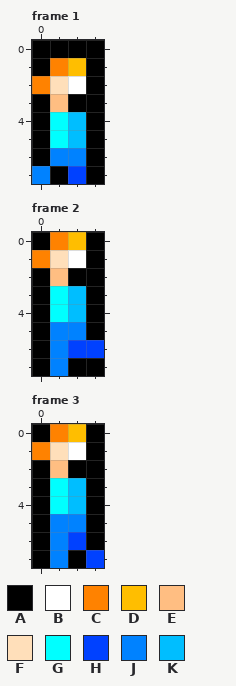
Pixel-art file, stored at bootsector/resources/sprites.aseprite. That is the earlier state.
4x8 pixels, 4 frames. Shown: frame 1, frame 2, frame 3. The commit also changed other frames, which this record leaves out.
Palette (. is transparent): A #000000  B #ffffff  C #ff8200  D #ffbe00  E #ffbe82  F #ffdfba  G #00ffff  H #0041ff  J #0082ff  K #00beff
The same view after the edit:
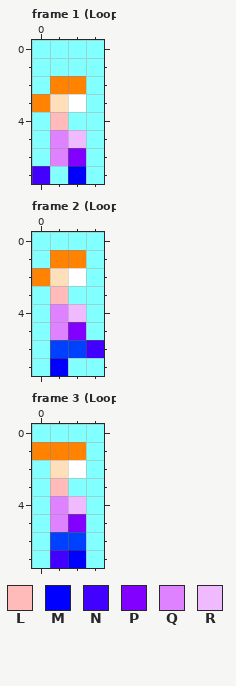
Colours new in this view: L #ffbaba  M #0000ff  N #4100ff  P #8200ff  Q #df82ff  R #efbaff
Changes in this commit:
layer "Layer 2" added
@@ palette @@
-A #000000
+A #82ffff
--- frame 1 (Loop), layer "Layer 1"
@@ x 0..3 @@
 0 AAAA
-1 ACDA
-2 CFBA
-3 AEAA
-4 AGKA
-5 AGKA
-6 AJJA
-7 JAHA
+1 AAAA
+2 ACCA
+3 CFBA
+4 ALAA
+5 AQRA
+6 AQPA
+7 NAMA
--- frame 2 (Loop), layer "Layer 1"
@@ x 0..3 @@
-0 ACDA
-1 CFBA
-2 AEAA
-3 AGKA
-4 AGKA
-5 AJJA
-6 AJHH
-7 AJAA
+0 AAAA
+1 ACCA
+2 CFBA
+3 ALAA
+4 AQRA
+5 AQPA
+6 AHHN
+7 AMAA
--- frame 3 (Loop), layer "Layer 1"
@@ x 0..3 @@
-0 ACDA
-1 CFBA
-2 AEAA
-3 AGKA
-4 AGKA
-5 AJJA
-6 AJHA
-7 AJAH
+0 AAAA
+1 CCCA
+2 AFBA
+3 ALAA
+4 AQRA
+5 AQPA
+6 AHHA
+7 ANMA
